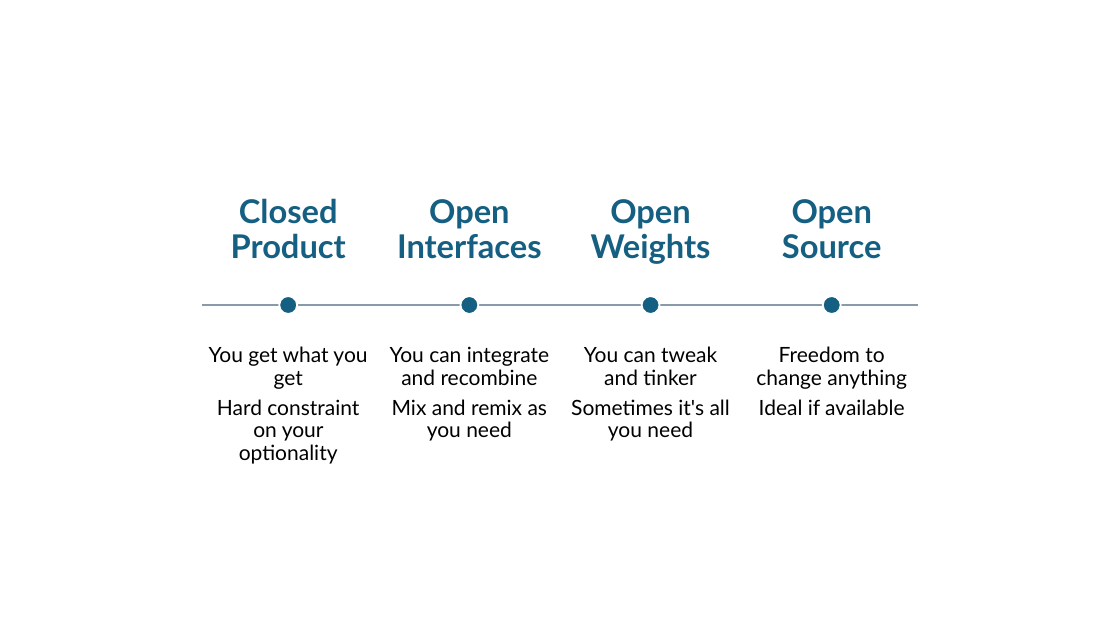
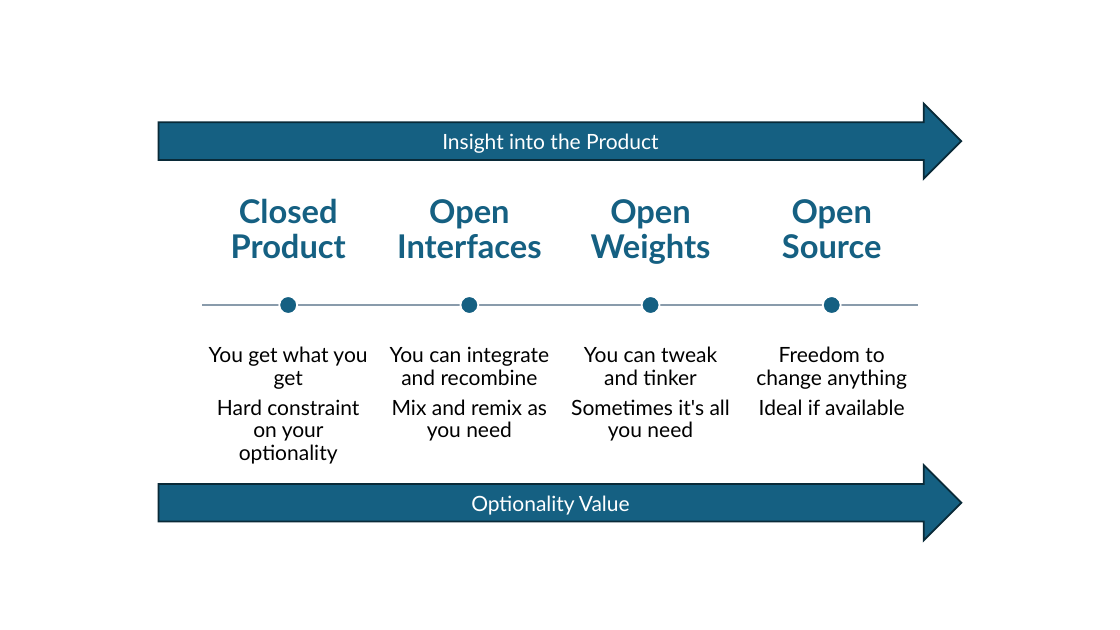
Before and after one commit to dret/lectures, a slide deck: slide 1 of wso2-con-2026/img/openness-ladder.pptx. Drawn at 1120x630 pixels with LibreOffice and Linux fonts; fonts in the diff are those of the drawing. Boxes give left, top, right and bottom in pixels: in the first picture for what was removed or moved away, otherwise in the second. Text is boxed around its words. In the diff, an @@ line names an element or a change of style, - is before the commit and + after.

```diff
--- a/wso2-con-2026/img/openness-ladder.pptx
+++ b/wso2-con-2026/img/openness-ladder.pptx
@@ right arrow added at [159, 103, 962, 179], fill #156082, outline #092A39 1.5 pt, 18 pt, text #FFFFFF @@
+Insight into the Product
@@ right arrow added at [159, 465, 962, 541], fill #156082, outline #092A39 1.5 pt, 18 pt, text #FFFFFF @@
+Optionality Value
```
Also in this commit, not shown: 2 other files.
